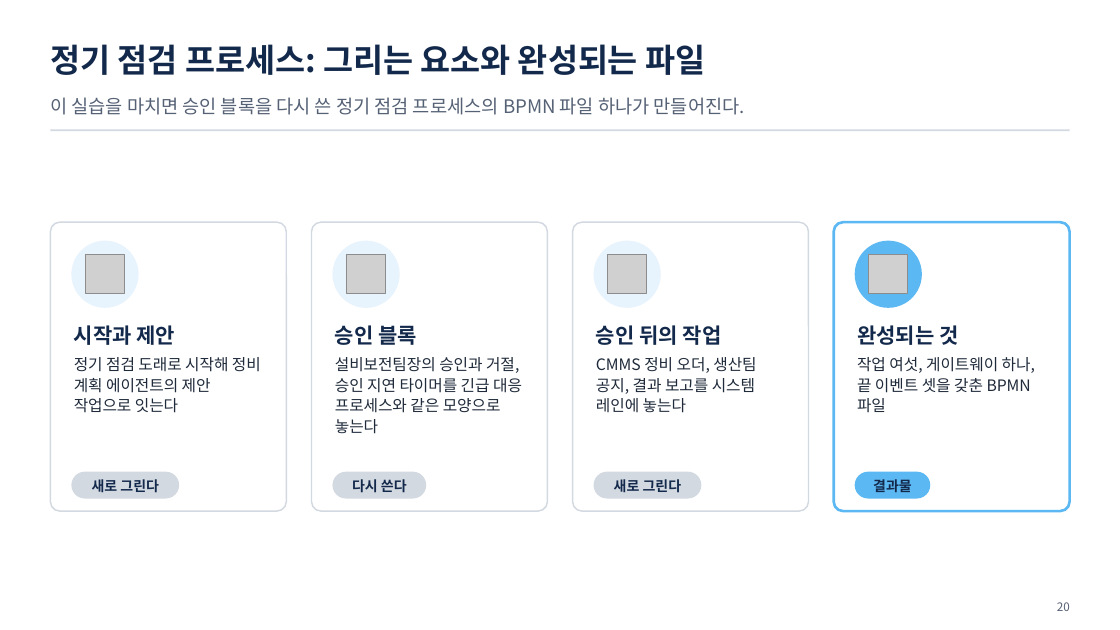
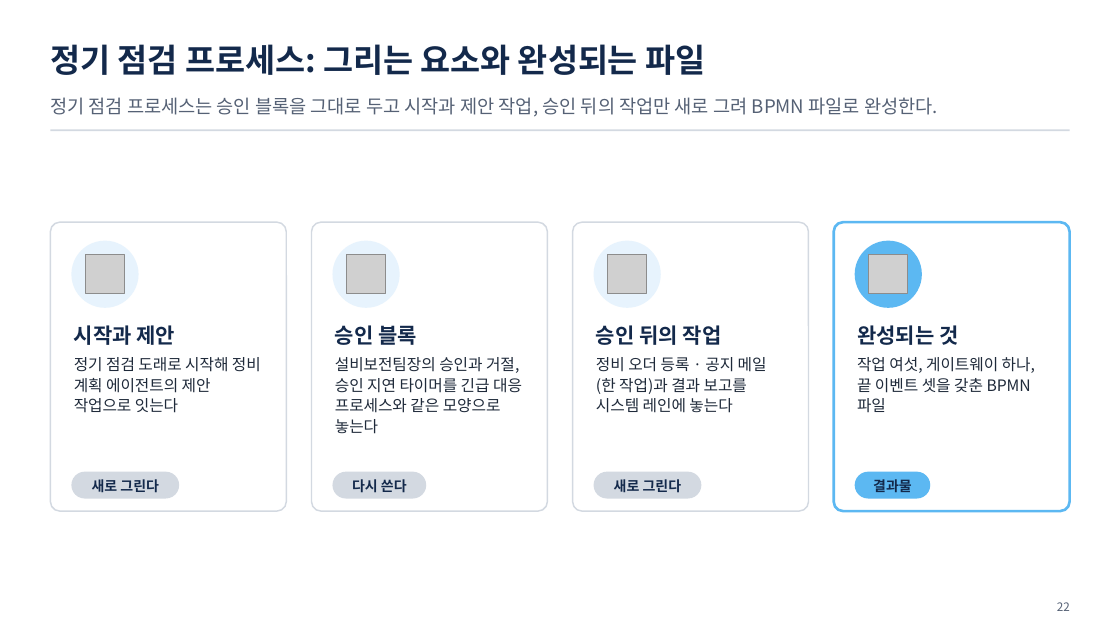
Before and after one commit to uengine-oss/hyd-iot-edu, a slide deck: slide 22 of docs/교재/실전반_오프라인/09회차/실전반_오프라인_09회차.pptx (slide 20 before the commit). Drawn at 1120x630 pixels with LibreOffice and Linux fonts; fonts in the diff are those of the drawing; grey boxes stand for pictures. Boxes give left, top, right and bottom in pixels: in the first picture for what was removed or moved away, otherwise in the second. Text is boxed around its words. In the diff, an @@ line names an element or a change of style, - is before the commit and + after.

```diff
--- a/docs/교재/실전반_오프라인/09회차/실전반_오프라인_09회차.pptx
+++ b/docs/교재/실전반_오프라인/09회차/실전반_오프라인_09회차.pptx
@@ text at bbox=[50, 97, 938, 117]: text changed @@
-이 실습을 마치면 승인 블록을 다시 쓴 정기 점검 프로세스의 BPMN 파일 하나가 만들어진다.
+정기 점검 프로세스는 승인 블록을 그대로 두고 시작과 제안 작업, 승인 뒤의 작업만 새로 그려 BPMN 파일로 완성한다.
@@ text at bbox=[596, 357, 767, 413]: text changed @@
-CMMS 정비 오더, 생산팀 공지, 결과 보고를 시스템 레인에 놓는다
+정비 오더 등록 · 공지 메일(한 작업)과 결과 보고를 시스템 레인에 놓는다
@@ text at bbox=[1057, 602, 1070, 611]: text changed @@
-20
+22
```
Also in this commit, not shown: 29 other slides changed, 2 slides added, 2 slides removed, 32 other files.
